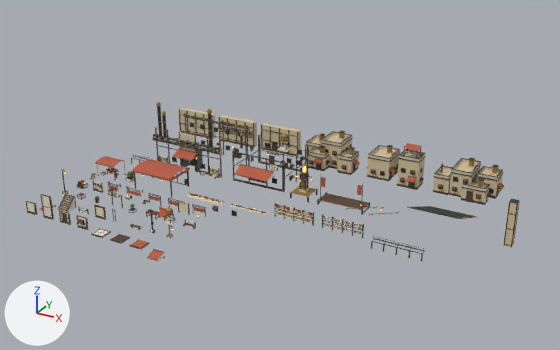
An edit to the glTF model tools/model_viewer/kit_town.glb, drawn before and after from the same camera.
Rendered twice from a camera (50 mm lens) standing at (89.5, -78.6, 55.6) and looking at (31.5, 26.8, 2.9). Every picture has the same lights, and +X, +Y and +Z are marked at lower left. The first picture is the older version.

Before the edit, the objects in view are built like this:
```python
ob_sign_post_2 = bpy.data.objects.new('sign_post_2', me_sign_post_2)
ob_sign_post_2.location = (13.8, 15.2, 0.0)
ob_sign_post_3 = bpy.data.objects.new('sign_post_3', me_sign_post_3)
ob_sign_post_3.location = (18.3, 15.2, 0.0)
ob_sign_roof_2 = bpy.data.objects.new('sign_roof_2', me_sign_roof_2)
ob_sign_roof_2.location = (22.8, 15.2, 0.0)
ob_sign_wall_2 = bpy.data.objects.new('sign_wall_2', me_sign_wall_2)
ob_sign_wall_2.location = (4.8, 15.2, 0.0)
ob_sign_wall_3 = bpy.data.objects.new('sign_wall_3', me_sign_wall_3)
ob_sign_wall_3.location = (9.3, 15.2, 0.0)
ob_stall = bpy.data.objects.new('stall', me_stall)
ob_stall.location = (13.2, 18.1, 0.0)
ob_tent = bpy.data.objects.new('tent', me_tent)
ob_tent.location = (2.1, 18.1, 0.0)
ob_window_flush = bpy.data.objects.new('window_flush', me_window_flush)
ob_window_flush.location = (29.6, 15.2, 0.0)
ob_window_frame = bpy.data.objects.new('window_frame', me_window_frame)
ob_window_frame.location = (26.1, 15.2, 0.0)
# also in view: 'lower_block_c' at (59.6, 41.4, 2.8); 'parapet_corner' at (67.5, 41.8, -4.1); 'retaining_c' at (23.1, 42.3, 2.5); 'lower_block_a' at (34.4, 41.2, 3.0); 'workshop_front' at (12.9, 30.5, 6.3)
```
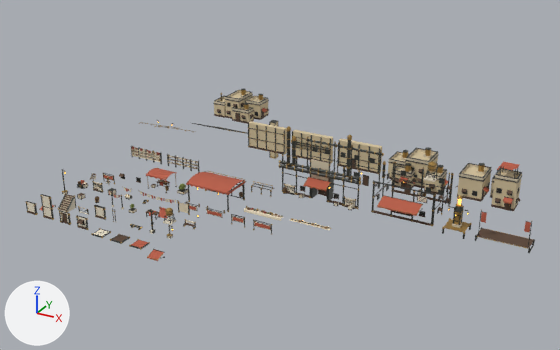
Changed parts and their boxes (x1, y1, x2, y2) in the pictures (560 x 350 px):
'workshop_front', moved: before (152, 102, 250, 179); after (279, 126, 384, 211)
'lower_block_b', moved: before (366, 143, 426, 190); after (455, 162, 522, 211)
'diner_front', moved: before (232, 133, 309, 192); after (371, 161, 454, 226)
'lower_block_c', moved: before (433, 158, 504, 205); after (213, 89, 269, 124)
'lower_block_a', moved: before (305, 131, 360, 175); after (388, 147, 448, 194)
'stall', moved: before (132, 159, 190, 198); after (186, 171, 246, 212)
'retaining_c', moved: before (261, 123, 301, 157); after (338, 138, 382, 174)
'retaining_a', moved: before (179, 108, 216, 139); after (248, 121, 287, 155)
'retaining_b', moved: before (218, 115, 257, 148); after (291, 130, 333, 164)
'stage', moved: before (317, 177, 370, 215); after (475, 209, 535, 254)
'monument', moved: before (290, 162, 318, 203); after (442, 195, 472, 239)
'goods_shelf_general', moved: before (274, 203, 314, 226); after (131, 146, 162, 164)
'tent', moved: before (95, 156, 126, 180); after (146, 167, 177, 193)
'parapet_corner', moved: before (503, 199, 520, 248); after (269, 120, 278, 159)
'goods_shelf_junk', moved: before (322, 214, 364, 238); after (167, 154, 200, 173)
'stair_treads_16', moved: before (407, 206, 477, 219); after (192, 123, 248, 134)
'goods_general', moved: before (187, 192, 224, 206); after (244, 206, 283, 221)
'parapet_rail_8', moved: before (371, 236, 425, 261); after (208, 171, 245, 190)
'goods_junk', moved: before (230, 204, 268, 215); after (290, 218, 331, 230)
'sign_post_3', moved: before (168, 198, 185, 208); after (253, 219, 272, 235)
'sign_wall_3', moved: before (125, 186, 143, 197); after (205, 206, 225, 218)
'sign_post_2', moved: before (148, 193, 162, 206); after (231, 214, 245, 228)
'planter_big', moved: before (125, 171, 136, 182); after (177, 183, 188, 195)
'sign_roof_2', moved: before (192, 204, 206, 217); after (103, 173, 115, 184)
'parapet_rail_4', moved: before (131, 154, 150, 164); after (251, 181, 274, 197)
'sign_wall_2', moved: before (107, 181, 121, 191); after (185, 201, 200, 211)
'laundry_line_8', added: after (140, 191, 178, 203)
'window_frame', moved: before (212, 205, 219, 212); after (119, 173, 125, 179)
'window_flush', moved: before (231, 210, 237, 217); after (136, 177, 141, 183)

The change in detail:
Mesh me_laundry_line_8 is new.
It has 673 vertices, 1262 faces and spans x -4.01..4.01, y -0.07..0.07, z -0.89..0.12.
Faces by material slot: [1206, 56].
It uses material mat_flat.
It uses material mat_metal.
Object 'sign_wall_2' (ob_sign_wall_2) moves from (4.8, 15.2, 0.0) to (21.3, 15.2, 0.0).
Object 'sign_wall_3' (ob_sign_wall_3) moves from (9.3, 15.2, 0.0) to (25.8, 15.2, 0.0).
Object 'sign_post_2' (ob_sign_post_2) moves from (13.8, 15.2, 0.0) to (30.3, 15.2, 0.0).
Object 'sign_post_3' (ob_sign_post_3) moves from (18.3, 15.2, 0.0) to (34.8, 15.2, 0.0).
Object 'sign_roof_2' (ob_sign_roof_2) moves from (22.8, 15.2, 0.0) to (1.3, 18.2, 0.0).
Object 'window_frame' (ob_window_frame) moves from (26.1, 15.2, 0.0) to (4.6, 18.2, 0.0).
Object 'window_flush' (ob_window_flush) moves from (29.6, 15.2, 0.0) to (8.1, 18.2, 0.0).
Object 'tent' (ob_tent) moves from (2.1, 18.1, 0.0) to (13.2, 18.2, 0.0).
Object 'planter_big' (ob_planter_big) moves from (6.4, 18.1, 0.0) to (17.5, 18.2, 0.0).
Object 'stall' (ob_stall) moves from (13.2, 18.1, 0.0) to (24.3, 18.2, 0.0).
Object 'goods_general' (ob_goods_general) moves from (22.2, 18.1, 0.0) to (33.3, 18.2, 0.0).
Object 'goods_junk' (ob_goods_junk) moves from (30.6, 18.1, 0.0) to (41.7, 18.2, 0.0).
Object 'goods_shelf_general' (ob_goods_shelf_general) moves from (38.9, 18.1, 0.0) to (3.4, 26.7, 0.0).
Object 'goods_shelf_junk' (ob_goods_shelf_junk) moves from (47.2, 18.1, 0.0) to (11.7, 26.7, 0.0).
Object 'parapet_rail_8' (ob_parapet_rail_8) moves from (56.2, 18.1, 0.0) to (20.6, 26.7, 0.0).
Object 'parapet_rail_4' (ob_parapet_rail_4) moves from (2.0, 26.6, 0.0) to (28.2, 26.7, 0.0).
Object 'workshop_front' (ob_workshop_front) moves from (12.9, 26.6, 0.0) to (39.0, 26.7, 0.0).
Object 'diner_front' (ob_diner_front) moves from (27.3, 26.6, 0.0) to (53.5, 26.7, 0.0).
Object 'monument' (ob_monument) moves from (36.2, 26.6, 0.0) to (62.3, 26.7, 0.0).
Object 'stage' (ob_stage) moves from (43.4, 26.6, 0.0) to (69.6, 26.7, 0.0).
Object 'stair_treads_16' (ob_stair_treads_16) moves from (59.9, 26.6, 0.0) to (11.0, 41.5, 0.0).
Object 'retaining_a' (ob_retaining_a) moves from (4.0, 41.8, 0.0) to (20.5, 41.5, 0.0).
Object 'retaining_b' (ob_retaining_b) moves from (13.6, 41.8, 0.0) to (30.0, 41.5, 0.0).
Object 'retaining_c' (ob_retaining_c) moves from (23.1, 41.8, 0.0) to (39.6, 41.5, 0.0).
Object 'lower_block_a' (ob_lower_block_a) moves from (34.2, 41.8, 0.0) to (50.7, 41.5, 0.0).
Object 'lower_block_b' (ob_lower_block_b) moves from (47.2, 41.8, 0.0) to (63.7, 41.5, 0.0).
Object 'lower_block_c' (ob_lower_block_c) moves from (59.6, 41.8, 0.0) to (5.7, 56.7, 0.0).
Object 'parapet_corner' (ob_parapet_corner) moves from (67.5, 41.8, 0.0) to (13.6, 56.7, 0.0).
Object 'laundry_line_8' (ob_laundry_line_8) is new; it shows me_laundry_line_8.
Its location is (14.5, 15.2, 0.0).
